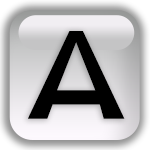
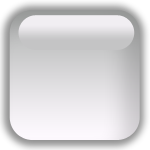
Layered file, before and after one edit (w=150, h=150). Changes by layer:
hid "A" over [28,31,125,119]
painted on "Shape 4", unmasked it over [20,15,133,51]
painted on "Shape 3", unmasked it over [9,15,133,140]
